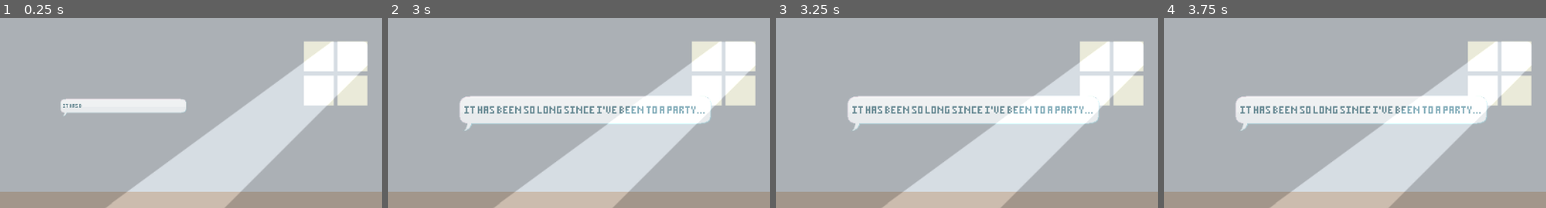
Above: before the commit, frames 1-4 (left to right).
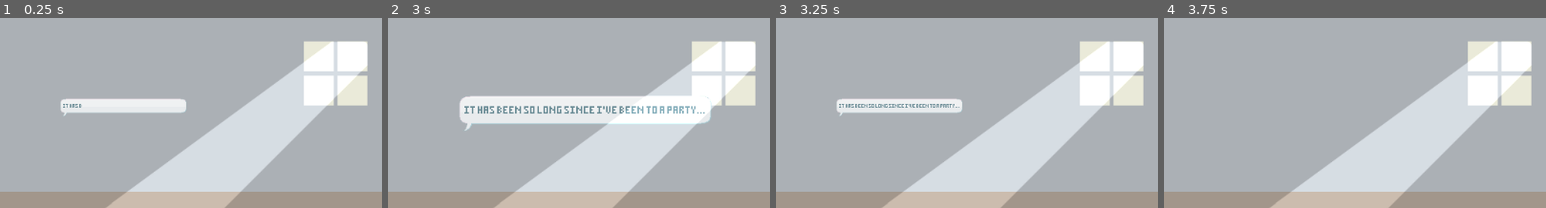
Above: after the commit, the same moments.

Repository: zeskysee/we-missed-party
Game: Godot game, scene res://party_house.tscn
Same seed, same stepped clock (60 frames per second), same inputs: the game is played once before the commit and once after it. The project has no main scene, so this scene is started directly.
Inputs:
- Up to frame 1 (0.25 s): no input
- Up to frame 2 (3 s): hold Right (ui_right) 0.53-1.28 s; tap Enter at 1.25, 2.75 s; hold Down (ui_down) 1.28-2.03 s; tap Space at 2 s; hold Right (ui_right) 2.03-2.78 s; hold Up (ui_up) from 2.78 s (still down)
- Up to frame 3 (3.25 s): keep holding Up (ui_up)
- Up to frame 4 (3.75 s): release Up (ui_up) at 3.53 s; hold Left (ui_left) from 3.53 s (still down)
The pictures show only the part of the screen within x 24-74%, y 34-84%; the shares and areas given below are measured in that part.

Frames 1-2 are identical in both runs. In frame 3, 7.9% of the frame differs, in the area x 15-85%, y 41-60%; in frame 4, 8.9%, in the area x 18-85%, y 41-60%.

Commit message:
Implement destroy function for speech bubble

Diff:
--- a/party_house.gd
+++ b/party_house.gd
@@ -8,3 +8,7 @@
 func _ready():
 	#animation_player.play("intro")
 	pass
+
+
+func _on_test_destroy_timeout():
+	$Speech.destroy()
--- a/party_house.tscn
+++ b/party_house.tscn
@@ -97,3 +97,10 @@
 [node name="Speech" parent="." instance=ExtResource( 3 )]
 position = Vector2( 335, 364 )
 text = "It has been so long since I've been to a party..."
+
+[node name="TestDestroy" type="Timer" parent="."]
+wait_time = 3.0
+one_shot = true
+autostart = true
+
+[connection signal="timeout" from="TestDestroy" to="." method="_on_test_destroy_timeout"]
--- a/speech.gd
+++ b/speech.gd
@@ -1,9 +1,5 @@
 extends Node2D
 
-
-# Minimum size of the speech bubble.
-const MINIMUM_SIZE = Vector2(79, 50)
-const LINE_BREAK_THRESHOLD = 225
 
 # Marks if this speech node is playing or not.
 export(bool) var is_playing = true
@@ -42,6 +38,22 @@
 			characters_shown = label.visible_characters
 
 
+func _on_destroy(animation_name):
+	if animation_name == "show":
+		queue_free()
+
+
+# Destroys the speech bubble and removes it from the game.
+func destroy():
+	hide_bubble()
+	animation_player.connect("animation_finished", self, "_on_destroy")
+
+
+# Plays the hide animation of the speech bubble.
+func hide_bubble():
+	animation_player.play_backwards("show")
+
+
 # Plays the show animation of the speech bubble.
 func show_bubble():
 	animation_player.play("show")
